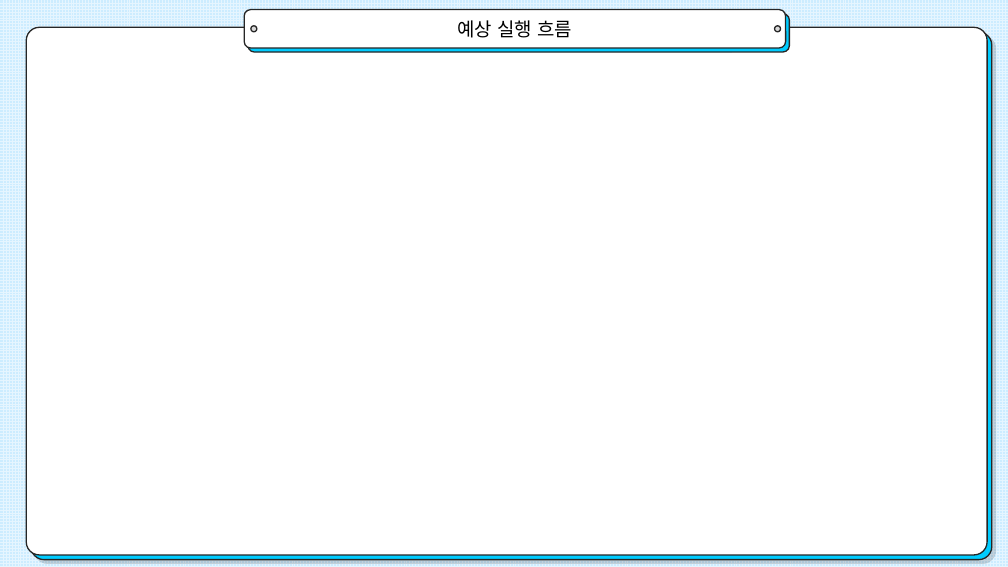
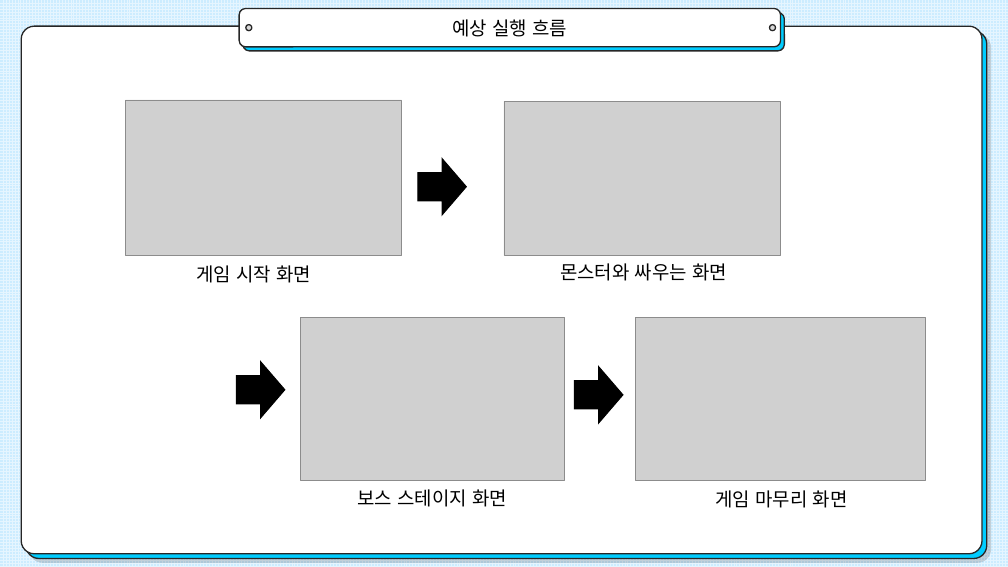
Before and after one commit to yeonii01/2020180038_2DGP_DRILL, a slide deck: slide 4 of 프로젝트1차/프로젝트 1차 발표 ppt.pptx. Drawn at 1008x567 pixels with LibreOffice and Linux fonts; fonts in the diff are those of the drawing; grey boxes stand for pictures. Boxes give left, top, right and bottom in pixels: in the first picture for what was removed or moved away, otherwise in the second. Text is boxed around its words. In the diff, an @@ line names an element or a change of style, - is before the commit and + after.

```diff
--- a/프로젝트1차/프로젝트 1차 발표 ppt.pptx
+++ b/프로젝트1차/프로젝트 1차 발표 ppt.pptx
@@ 4 rounded rectangles, 2 ellipses: place and size @@
-4 rounded rectangles, 2 ellipses at [26, 10, 992, 560]
+4 rounded rectangles, 2 ellipses at [21, 8, 987, 559]
@@ picture added at [126, 100, 402, 255] @@
@@ picture added at [504, 101, 781, 256] @@
@@ right arrow added at [418, 159, 467, 215], fill #000000, outline #000000 1 pt @@
@@ text added at [196, 265, 311, 283], 18 pt, text #000000 @@
+게임 시작 화면
@@ text added at [560, 263, 727, 281], 18 pt, text #000000 @@
+몬스터와 싸우는 화면
@@ picture added at [301, 318, 565, 481] @@
@@ picture added at [636, 318, 926, 481] @@
@@ right arrow added at [237, 361, 285, 417], fill #000000, outline #000000 1 pt @@
@@ right arrow added at [575, 367, 623, 423], fill #000000, outline #000000 1 pt @@
@@ text added at [357, 489, 507, 507], 18 pt, text #000000 @@
+보스 스테이지 화면
@@ text added at [715, 490, 848, 508], 18 pt, text #000000 @@
+게임 마무리 화면
```
Also in this commit, not shown: 3 other slides changed.
